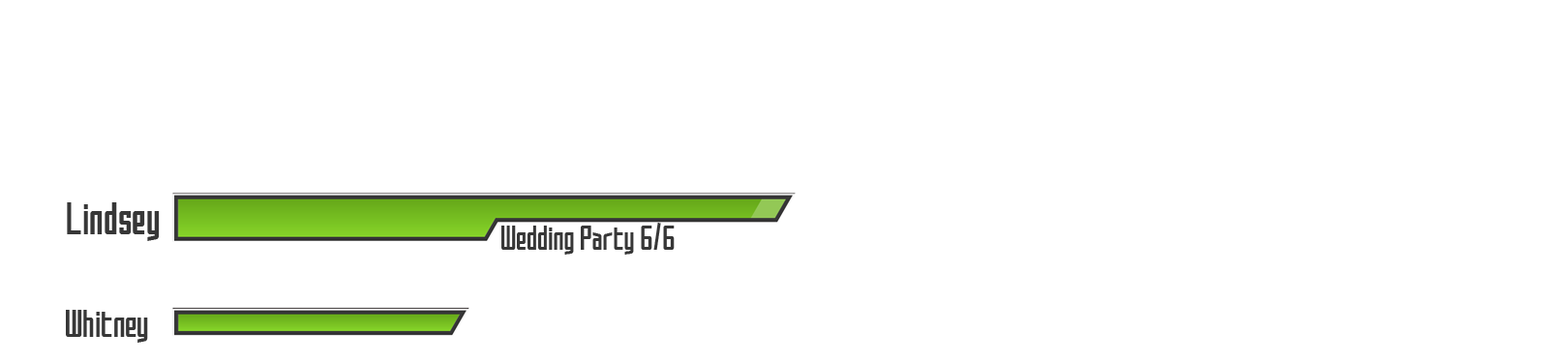
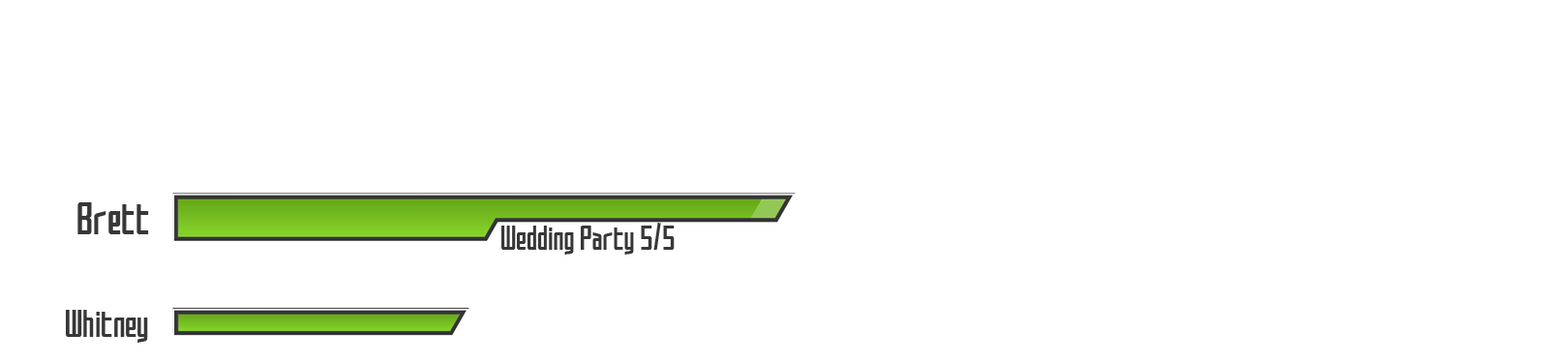
Comparing the layer stacks of the two (1568, 364) images. Changes:
renamed "Wedding Party 6/6" to "Wedding Party 5/5", painted on it over [640,225,675,250]
renamed "Lindsey" to "Brett", painted on it over [66,202,160,242]
